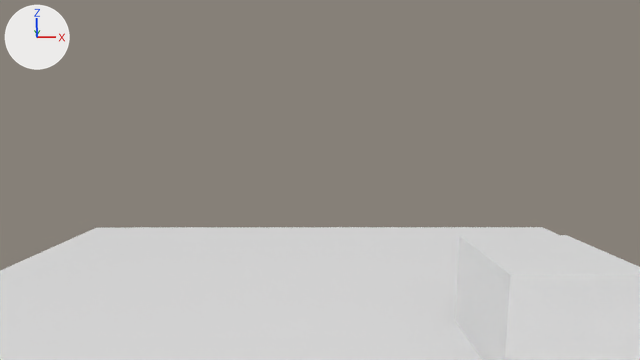
Renders of the Blender file particle_system.blend from each side of a commit.
One viewpoint serves both versions: the file's camera 'Camera'. Every picture has the same lights, and +X, +Y and +Z are marked at upper left.
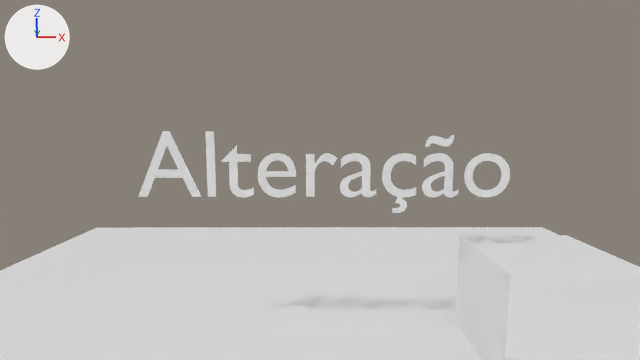
Location of each change, (x1, y1, x2, y2) in pixels of the pictures (640 x 360 px):
'Text', added: after (138, 131, 510, 213)

The change, as a list of edits to the scene's bpy script:
```text
Add txt_text:
    txt_text = bpy.data.curves.new('Text', 'FONT')
    txt_text.body = 'Alteração\n'
Add ob_text:
    ob_text = bpy.data.objects.new('Text', txt_text)
    ob_text.location = (-1.916, 0.0, 1.274)
    ob_text.rotation_euler = (1.571, 0.0, 0.0)  # degrees (90, 0, 0)
```
